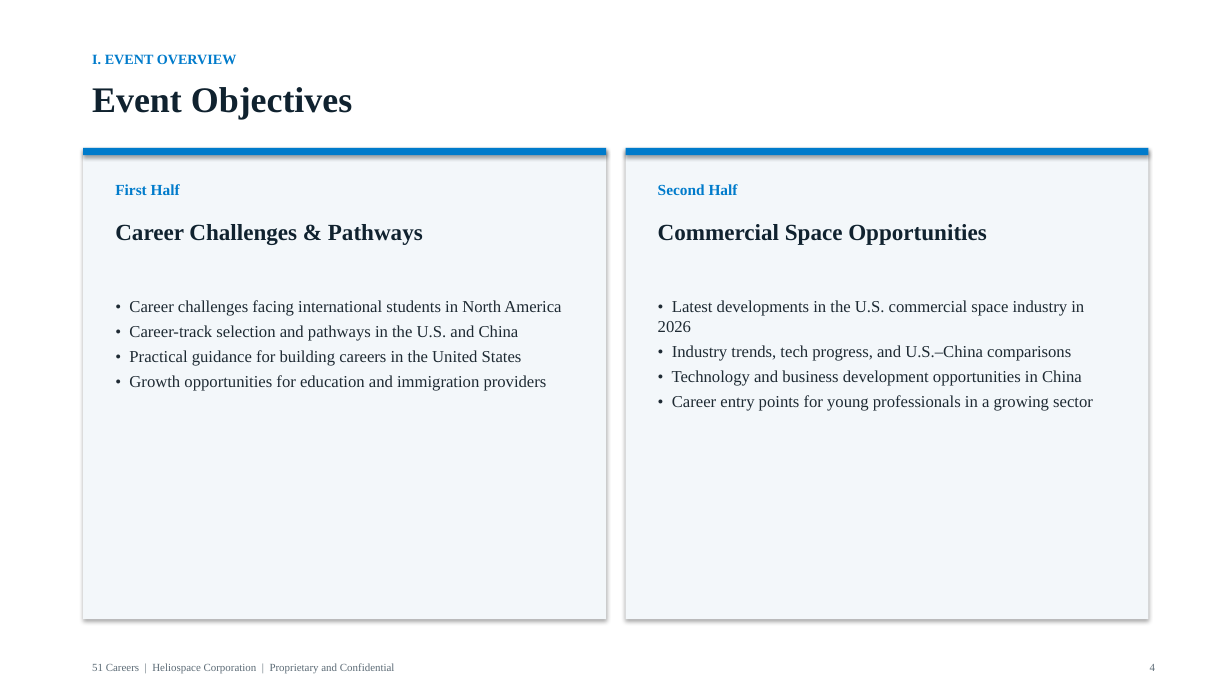
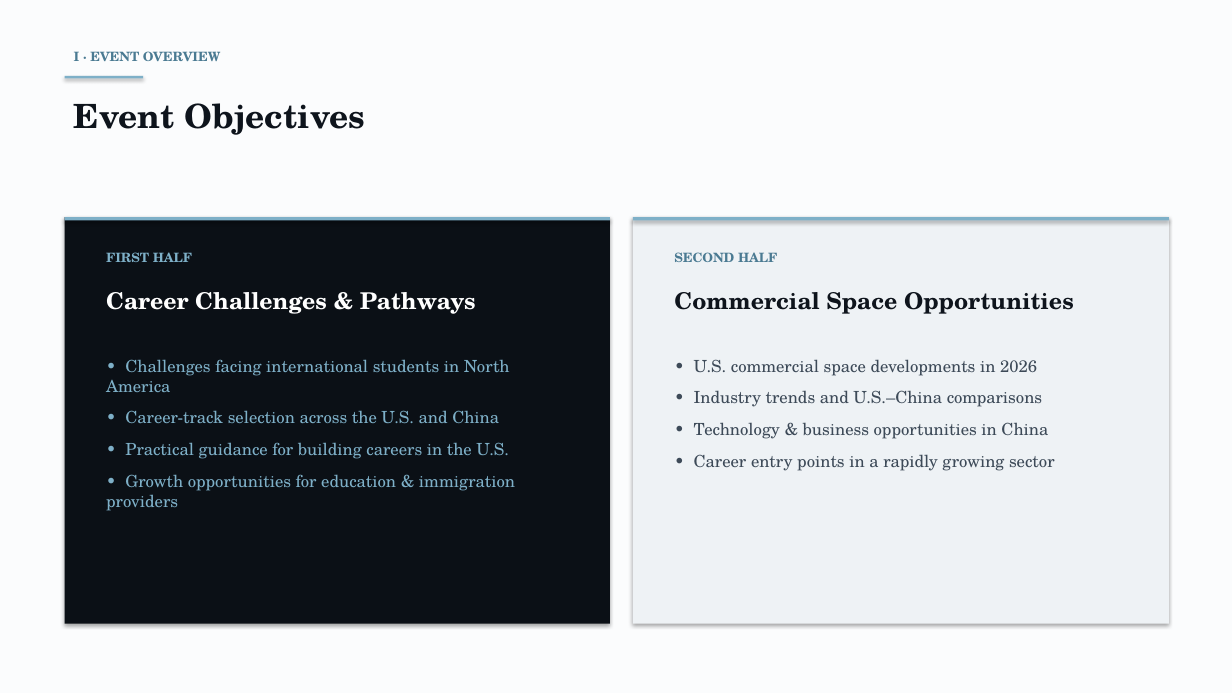
Before and after one commit to anthonyleedu/anthonyleedu, a slide deck: slide 4 of Heliospace_Company_And_Product_Overview.pptx. Drawn at 1232x693 pixels with LibreOffice and Linux fonts; fonts in the diff are those of the drawing. Boxes give left, top, right and bottom in pixels: in the first picture for what was removed or moved away, otherwise in the second. Text is boxed around its words. In the diff, an @@ line names an element or a change of style, - is before the commit and + after.

```diff
--- a/Heliospace_Company_And_Product_Overview.pptx
+++ b/Heliospace_Company_And_Product_Overview.pptx
@@ background #FFFFFF to #FBFCFD @@
@@ text at (74,51,221,61): text changed; size 11 to 10 pt; font Times New Roman to TeX Gyre Schola; text colour #007BCB to #4A7A92 @@
-I. EVENT OVERVIEW
+I · EVENT OVERVIEW
@@ rectangle added at (65,76,143,79), fill #7EB0C8 @@
@@ text "Event Objectives": place and size @@
-text "Event Objectives" at (92,87,352,120)
+text "Event Objectives" at (74,103,366,135)
@@ text "Event Objectives" at (74,103,366,135): size 28 to 26 pt, font Times New Roman to TeX Gyre Schola, text colour #10222F to #0E141C @@
@@ rectangle: place and size @@
-rectangle at (83,148,606,619)
+rectangle at (65,217,610,624)
@@ rectangle at (65,217,610,624): fill #F3F7FA to #0B1016 @@
@@ rectangle: place and size @@
-rectangle at (83,148,606,155)
+rectangle at (65,217,610,220)
@@ rectangle at (65,217,610,220): fill #007BCB to #7EB0C8 @@
@@ rectangle: place and size @@
-rectangle at (626,148,1149,619)
+rectangle at (633,217,1169,624)
@@ rectangle at (633,217,1169,624): fill #F3F7FA to #EEF2F5 @@
@@ rectangle at (633,217,1169,220): fill #007BCB to #7EB0C8 @@
@@ rectangle: place and size @@
-rectangle at (626,148,1149,155)
+rectangle at (633,217,1169,220)
@@ text at (106,252,192,262): text changed; size 12 to 10 pt; font Times New Roman to TeX Gyre Schola; text colour #007BCB to #7EB0C8 @@
-First Half
+FIRST HALF
@@ text at (674,252,777,262): text changed; size 12 to 10 pt; font Times New Roman to TeX Gyre Schola; text colour #007BCB to #4A7A92 @@
-Second Half
+SECOND HALF
@@ text "Career Challenges & Pathways": place and size @@
-text "Career Challenges & Pathways" at (115,224,423,245)
+text "Career Challenges & Pathways" at (106,292,476,314)
@@ text "Career Challenges & Pathways" at (106,292,476,314): font Times New Roman to TeX Gyre Schola, text colour #10222F to #FFFFFF @@
@@ text "Commercial Space Opportunities": place and size @@
-text "Commercial Space Opportunities" at (658,224,987,245)
+text "Commercial Space Opportunities" at (674,292,1074,314)
@@ text "Commercial Space Opportunities" at (674,292,1074,314): font Times New Roman to TeX Gyre Schola, text colour #10222F to #0E141C @@
@@ text at (106,359,515,511): text changed; font Times New Roman to TeX Gyre Schola; text colour #1E2A33 to #7EB0C8 @@
-• Career challenges facing international students in North America
-• Career-track selection and pathways in the U.S. and China
-• Practical guidance for building careers in the United States
-• Growth opportunities for education and immigration providers
+• Challenges facing international students in North America
+• Career-track selection across the U.S. and China
+• Practical guidance for building careers in the U.S.
+• Growth opportunities for education & immigration providers
@@ text at (694,359,1055,471): text changed; font Times New Roman to TeX Gyre Schola; text colour #1E2A33 to #3D4A58 @@
-• Latest developments in the U.S. commercial space industry in 2026
-• Industry trends, tech progress, and U.S.–China comparisons
-• Technology and business development opportunities in China
-• Career entry points for young professionals in a growing sector
+• U.S. commercial space developments in 2026
+• Industry trends and U.S.–China comparisons
+• Technology & business opportunities in China
+• Career entry points in a rapidly growing sector
@@ text removed at (92,663,395,674) @@
-51 Careers | Heliospace Corporation | Proprietary and Confidential
@@ text removed at (1150,664,1155,671) @@
-4
```
Also in this commit, not shown: 19 other slides changed.
